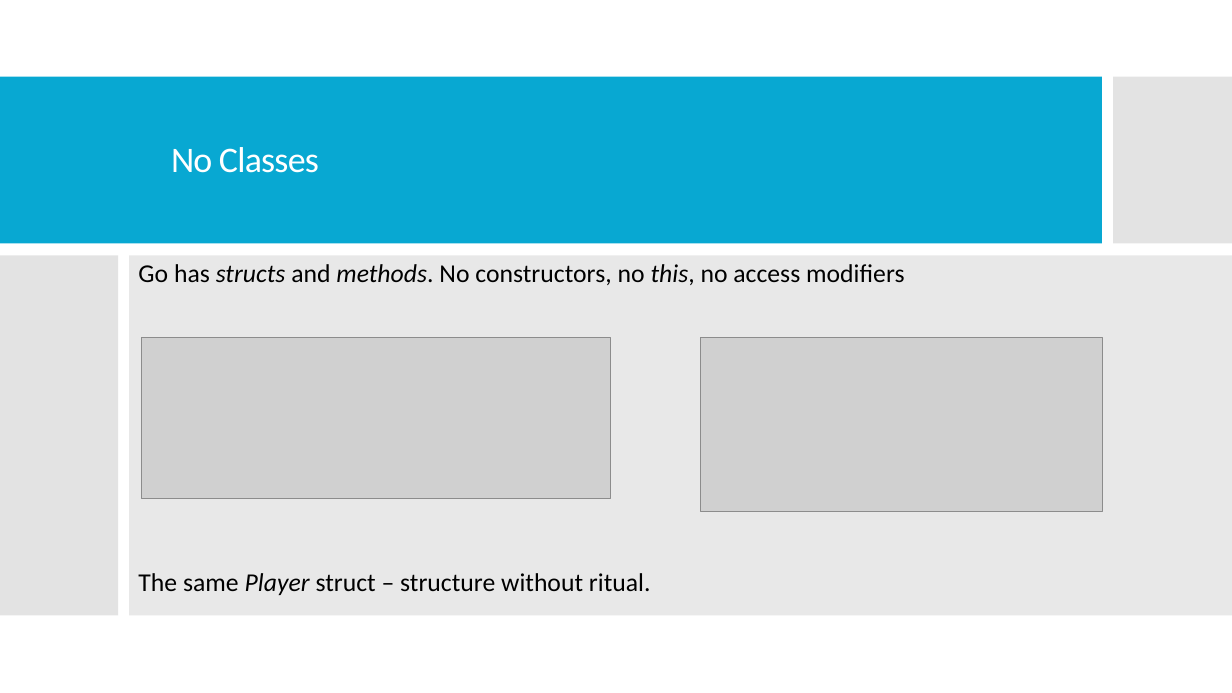
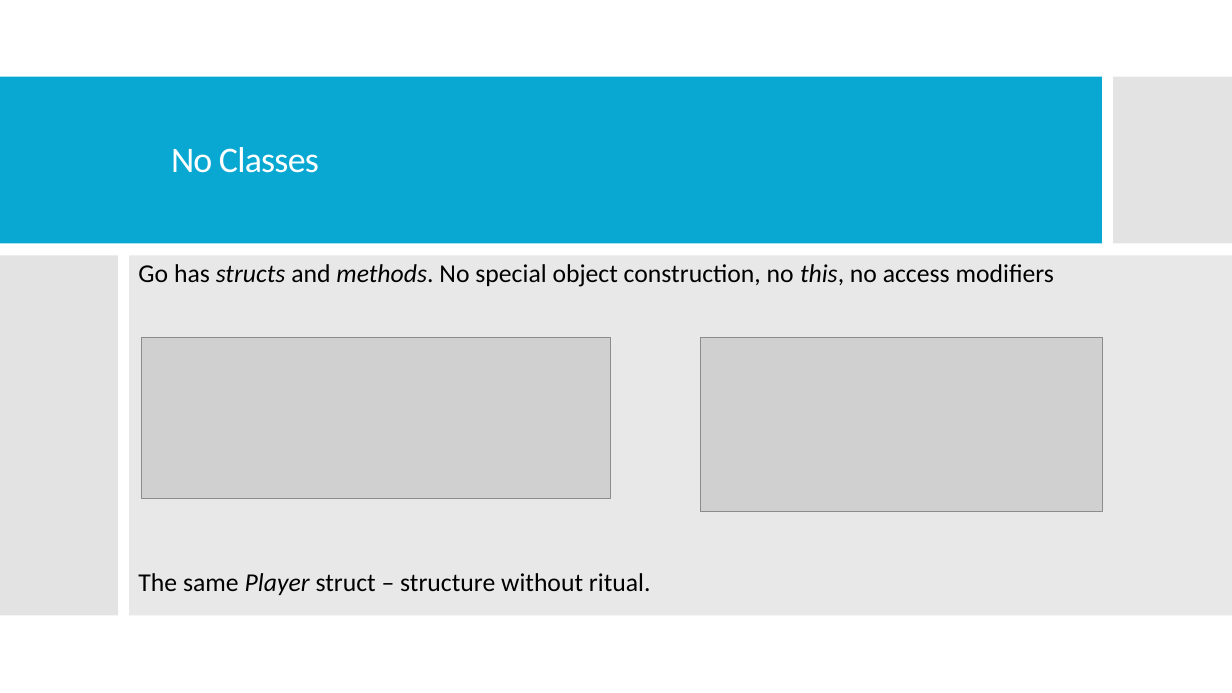
Before and after one commit to cmclaughlin24/asteroids, a slide deck: slide 6 of docs/Overview of Go Language.pptx. Drawn at 1232x693 pixels with LibreOffice and Linux fonts; fonts in the diff are those of the drawing; grey boxes stand for pictures. Boxes give left, top, right and bottom in pixels: in the first picture for what was removed or moved away, otherwise in the second. Text is boxed around its words. In the diff, an @@ line names an element or a change of style, - is before the commit and + after.

```diff
--- a/docs/Overview of Go Language.pptx
+++ b/docs/Overview of Go Language.pptx
@@ text at (138, 264, 1054, 287): text changed @@
-Go has structs and methods. No constructors, no this, no access modifiers
+Go has structs and methods. No special object construction, no this, no access modifiers
```
Also in this commit, not shown: 3 other slides changed.
